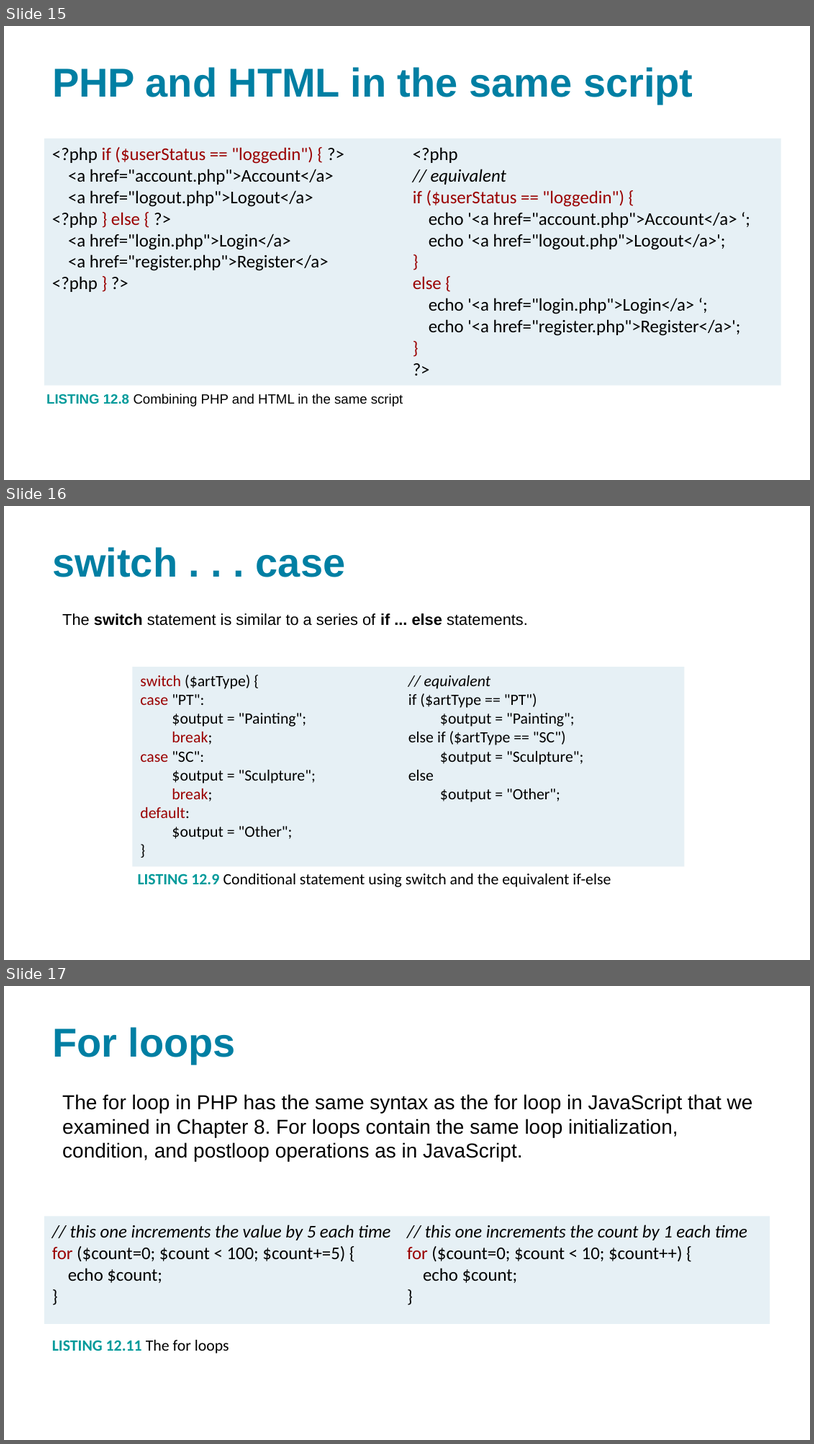
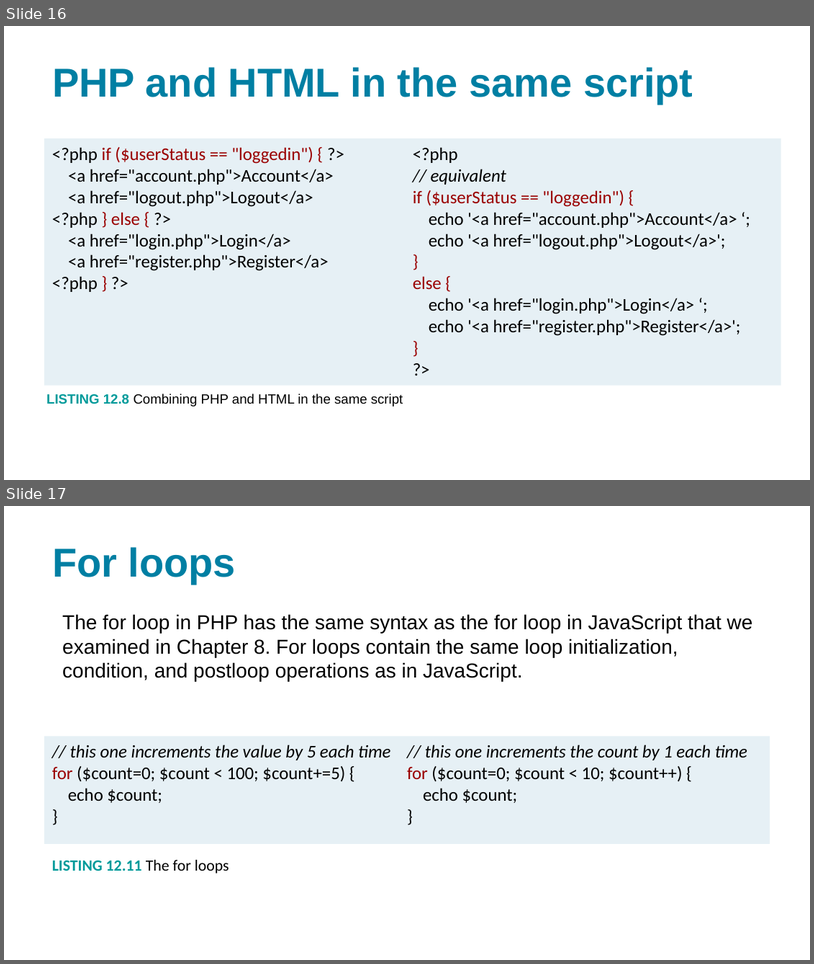
Before and after one commit to xbibogo/MMD24, a slide deck: semester2 PPT/ConnollyHoar_3rdEd_PHP.pptx. Shown one above the other, each under a label of ours: slides 15, 16 and 17 before the commit, slides 16 and 17 after it. The pictures are 814x1444 and 814x964 pixels, drawn with LibreOffice and Linux fonts; fonts in the diff are those of the drawing. Boxes give left, top, right and bottom in pixels: in the first picture for what was removed or moved away, otherwise in the second. Text is boxed around its words. In the diff, an @@ line names an element or a change of style, - is before the commit and + after.

```diff
--- a/semester2 PPT/ConnollyHoar_3rdEd_PHP.pptx
+++ b/semester2 PPT/ConnollyHoar_3rdEd_PHP.pptx
@@ slide 16 removed at bbox=[4, 506, 810, 960], background #FFFFFF @@
@@ title removed at bbox=[52, 547, 346, 577] @@
-switch . . . case
@@ text removed at bbox=[62, 613, 528, 626] @@
-The switch statement is similar to a series of if ... else statements.
@@ rectangle removed at bbox=[132, 667, 684, 867] @@
-switch ($artType) {
-case "PT":
-$output = "Painting";
-break;
-case "SC":
-$output = "Sculpture";
-break;
-default:
-$output = "Other";
-}
-// equivalent
-if ($artType == "PT")
-$output = "Painting";
-else if ($artType == "SC")
-$output = "Sculpture";
-else
-$output = "Other";
@@ text removed at bbox=[138, 873, 611, 887] @@
-LISTING 12.9 Conditional statement using switch and the equivalent if-else
@@ what was slide 15 is now slide 16 @@
```
Also in this commit, not shown: 5 slides changed, 2 slides added, 10 other slides removed, 10 other files.
